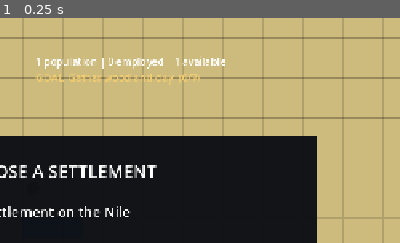
Above: before the commit, frame 1.
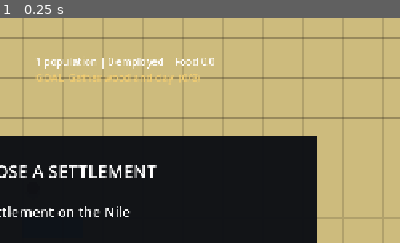
Above: after the commit, the same moment.

Repository: danisanchezcrespo/stardew
Game: Godot game, scene res://main.tscn
The game is run twice, just before and just after one commit, with the same random seed, the same clock (stepped at 60 frames per second) and the same inputs.
Inputs:
- Up to frame 1 (0.25 s): no input
The pictures show only the part of the screen within x 35-85%, y 0-50%; the shares and areas given below are measured in that part.

The runs differ from the first frame. In frame 1, 0.3% of the frame differs, in the area x 44-57%, y 16-29%.

Commit message:
Complete food pressure and civic objective

Diff:
--- a/godot/crafting/recipes.json
+++ b/godot/crafting/recipes.json
@@ -3,6 +3,8 @@
     {"id": "storage_crate", "label": "Storage Crate", "inputs": {"wood": 10}, "outputs": {"storage_crate": 1}},
     {"id": "mud_bricks", "label": "Mud Bricks x4", "inputs": {"clay": 2}, "outputs": {"mud_bricks": 4}},
     {"id": "brick_kiln_plan", "label": "Brick Kiln Plan", "inputs": {"wood": 5}, "outputs": {"brick_kiln_plan": 1}},
-    {"id": "dwelling_plan", "label": "Dwelling Plan", "inputs": {"wood": 4, "mud_bricks": 4}, "outputs": {"dwelling_plan": 1}}
+    {"id": "dwelling_plan", "label": "Dwelling Plan", "inputs": {"wood": 4, "mud_bricks": 4}, "outputs": {"dwelling_plan": 1}},
+    {"id": "food_ration", "label": "Food Ration", "inputs": {"grain": 2}, "outputs": {"food_ration": 1}},
+    {"id": "shrine_plan", "label": "Shrine Plan", "inputs": {"wood": 8, "mud_bricks": 12, "grain": 6}, "outputs": {"shrine_plan": 1}}
   ]
 }
--- a/godot/gameplay/main_game.gd
+++ b/godot/gameplay/main_game.gd
@@ -102,6 +102,8 @@
 
 
 func _process(delta: float) -> void:
+	workforce.process(delta)
+	_update_population_hud()
 	if player != null and position_label != null:
 		var cell := Vector2i(floori(player.position.x / CELL_SIZE), floori(player.position.y / CELL_SIZE))
 		position_label.text = "Cell %s    Facing: %s" % [str(cell), player.facing]
@@ -672,6 +674,8 @@
 		return 0
 	if interaction_target.target_kind == "construction":
 		return deliver_selected_to_construction(interaction_target.stable_id)
+	if interaction_target.target_kind == "building":
+		return feed_settlement()
 	if interaction_target.target_kind == "machine":
 		return deliver_selected_to_machine(interaction_target.stable_id)
 	var accepted: int = inventory.add(interaction_target.item_id, interaction_target.amount)
@@ -686,6 +690,20 @@
 		interaction_target = null
 	_update_inventory_hud()
 	return accepted
+
+
+func feed_settlement() -> int:
+	if inventory.slots[selected_slot].is_empty(): return 0
+	var slot: Dictionary = inventory.slots[selected_slot]
+	if slot.item_id != "food_ration":
+		interaction_label.text = "Select a Food ration to support the settlement"
+		return 0
+	var amount := int(slot.amount)
+	inventory.remove("food_ration", amount)
+	workforce.add_food(amount)
+	_update_inventory_hud()
+	interaction_label.text = "Delivered %d food rations" % amount
+	return amount
 
 
 func deliver_selected_to_construction(instance_id: String) -> int:
--- a/godot/items/items.json
+++ b/godot/items/items.json
@@ -6,6 +6,8 @@
     {"id": "mud_bricks", "label": "Mud bricks", "color": "#b96f50", "max_stack": 50},
     {"id": "storage_crate", "label": "Storage crate", "color": "#71472b", "max_stack": 10, "placeable_entity_id": "STORAGE_CRATE"},
     {"id": "brick_kiln_plan", "label": "Brick kiln plan", "color": "#d7c7a2", "max_stack": 5, "placeable_entity_id": "BRICK_KILN"},
-    {"id": "dwelling_plan", "label": "Dwelling plan", "color": "#e4d5b1", "max_stack": 5, "placeable_entity_id": "DWELLING"}
+    {"id": "dwelling_plan", "label": "Dwelling plan", "color": "#e4d5b1", "max_stack": 5, "placeable_entity_id": "DWELLING"},
+    {"id": "food_ration", "label": "Food ration", "color": "#d99b45", "max_stack": 20},
+    {"id": "shrine_plan", "label": "Shrine plan", "color": "#e8d38b", "max_stack": 1, "placeable_entity_id": "SHRINE"}
   ]
 }
--- a/godot/tests/test_egypt_campaign.gd
+++ b/godot/tests/test_egypt_campaign.gd
@@ -15,6 +15,7 @@
 	campaign.refresh({"kiln": {"batches_completed": 1}}, [])
 	campaign.record_completion("DWELLING")
 	campaign.refresh({}, [{"route_id": "route-1"}])
+	campaign.record_completion("SHRINE")
 	_expect(campaign.is_complete(), "Full settlement loop should complete all campaign goals.", failures)
 	_expect(campaign.current_text().contains("SETTLEMENT ESTABLISHED"), "Completion should produce a clear outcome.", failures)
 	if failures.is_empty():
--- a/godot/tests/test_physical_save.gd
+++ b/godot/tests/test_physical_save.gd
@@ -31,7 +31,7 @@
 	_expect(restored.player.position == Vector2(300, 220), "Player position should round-trip.", failures)
 	_expect(restored.world_grid.occupant_at(origin) == crate_id, "Placed entity identity should round-trip.", failures)
 	_expect(restored.storage_by_entity_id[crate_id].count("grain") == 7, "Container contents should round-trip.", failures)
-	_expect(restored.campaign.gathered_wood == false and restored.campaign.completed == {}, "Transient campaign flags should remain conservative.", failures)
+	_expect(restored.campaign.gathered_wood and restored.campaign.completed == {}, "Partial campaign progress should round-trip.", failures)
 	DirAccess.remove_absolute(ProjectSettings.globalize_path(path))
 	restored_root.queue_free()
 	await process_frame
--- a/godot/tests/test_physical_workforce.gd
+++ b/godot/tests/test_physical_workforce.gd
@@ -19,6 +19,10 @@
 	machine.process(2.0)
 	_expect(machine.input_inventory.count("clay") == 1, "Unstaffed machine must not consume input.", failures)
 	workforce.set_population(2)
+	workforce.process(0.1)
+	_expect(workforce.hungry, "Expanded population without food should become hungry.", failures)
+	workforce.add_food(2)
+	_expect(not workforce.hungry, "Delivered food should restore settlement wellbeing.", failures)
 	machine.staffed = workforce.assigned_to("low") > 0
 	machine.process(0.1)
 	machine.process(1.0)
--- a/godot/world/persistence/physical_save_codec.gd
+++ b/godot/world/persistence/physical_save_codec.gd
@@ -23,7 +23,7 @@
 	var pickup_amounts: Dictionary = {}
 	for pickup: Variant in game.pickups:
 		if is_instance_valid(pickup): pickup_amounts[pickup.stable_id] = pickup.amount
-	return {"version": VERSION, "player_position": [game.player …(117 unchanged characters)…  "pickups": pickup_amounts, "campaign": game.campaign.completed.duplicate(true)}
+	return {"version": VERSION, "player_position": [game.player …(117 unchanged characters)…  "pickups": pickup_amounts, "campaign": {"completed": game.campaign.completed.duplicate(true), "wood": game.campaign.gathered_wood, "clay": game.campaign.gathered_clay}, "workforce": {"food": game.workforce.food_reserve}}
 
 func save_to_path(game: Node2D, path: String) -> Error:
 	var file := FileAccess.open(path, FileAccess.WRITE)
@@ -81,8 +81,12 @@
 		route.progress_seconds = float(row.progress)
 		route.trips_completed = int(row.trips)
 		game.logistics_routes.append(route)
-	game.campaign.completed = data.get("campaign", {}).duplicate(true)
 	game._refresh_population_capacity()
+	var campaign_data: Dictionary = data.get("campaign", {})
+	game.campaign.completed = campaign_data.get("completed", {}).duplicate(true)
+	game.campaign.gathered_wood = bool(campaign_data.get("wood", false))
+	game.campaign.gathered_clay = bool(campaign_data.get("clay", false))
+	game.workforce.food_reserve = float(data.get("workforce", {}).get("food", 0.0))
 	game._update_inventory_hud()
 	game.queue_redraw()
 	return OK
--- a/godot/world/placeables.json
+++ b/godot/world/placeables.json
@@ -43,6 +43,19 @@
         "allowed_terrain": ["sand"],
         "ports": {"use": [0, 1]}
       }
+    },
+    {
+      "id": "SHRINE",
+      "label": "River Shrine",
+      "color": "#d9b85f",
+      "construction_cost": {"wood": 6, "mud_bricks": 10},
+      "construction_work_seconds": 5.0,
+      "spatial": {
+        "footprint": [[0, 0], [1, 0], [0, 1], [1, 1], [0, 2], [1, 2]],
+        "rotations": [0, 1, 2, 3],
+        "allowed_terrain": ["sand"],
+        "ports": {"use": [0, 3]}
+      }
     }
   ],
   "edges": []
--- a/godot/world/population/physical_workforce.gd
+++ b/godot/world/population/physical_workforce.gd
@@ -4,6 +4,21 @@
 var population := 1
 var jobs: Dictionary = {}
 var assignments: Dictionary = {}
+var food_reserve := 0.0
+var hungry := false
+
+func add_food(amount: int) -> int:
+	if amount <= 0: return 0
+	food_reserve += amount
+	hungry = false
+	rebalance()
+	return amount
+
+func process(delta: float) -> void:
+	food_reserve = maxf(0.0, food_reserve - maxf(delta, 0.0) * population * 0.01)
+	var was_hungry := hungry
+	hungry = population > 1 and food_reserve <= 0.0
+	if hungry != was_hungry: rebalance()
 
 func register_job(instance_id: String, workers_required: int, priority: int = 0) -> void:
 	jobs[instance_id] = {"required": maxi(workers_required, 0), "priority": priority}
@@ -17,7 +32,7 @@
 	assignments.clear()
 	var ids: Array = jobs.keys()
 	ids.sort_custom(func(a: String, b: String) -> bool: return int(jobs[a].priority) > int(jobs[b].priority))
-	var available := population
+	var available := maxi(1, ceili(population * 0.5)) if hungry else population
 	for instance_id: String in ids:
 		var required: int = int(jobs[instance_id].required)
 		var assigned := mini(required, available)
@@ -31,4 +46,4 @@
 	var employed := 0
 	for amount: Variant in assignments.values():
 		employed += int(amount)
-	return "%d population | %d employed | %d available" % [population, employed, population - employed]
+	return "%d population | %d employed | Food %.1f%s" % [population, employed, food_reserve, " HUNGRY" if hungry else ""]
--- a/godot/world/progression/egypt_campaign.gd
+++ b/godot/world/progression/egypt_campaign.gd
@@ -8,7 +8,8 @@
 	{"id": "build_kiln", "label": "Supply and build the Brick Kiln"},
 	{"id": "fire_bricks", "label": "Fire a batch of mud bricks"},
 	{"id": "build_home", "label": "Build a Reed Dwelling"},
-	{"id": "automate", "label": "Create a porter route"}
+	{"id": "automate", "label": "Create a porter route"},
+	{"id": "monument", "label": "Complete the River Shrine"}
 ]
 var completed: Dictionary = {}
 var gathered_wood := false
@@ -28,6 +29,7 @@
 func record_completion(entity_id: String) -> void:
 	if entity_id == "BRICK_KILN": completed["build_kiln"] = true
 	if entity_id == "DWELLING": completed["build_home"] = true
+	if entity_id == "SHRINE": completed["monument"] = true
 
 func refresh(machines: Dictionary, routes: Array) -> void:
 	for machine: Variant in machines.values():
Not shown, changed: docs/MILESTONE_11.md
Not shown, changed: docs/MILESTONE_13.md
